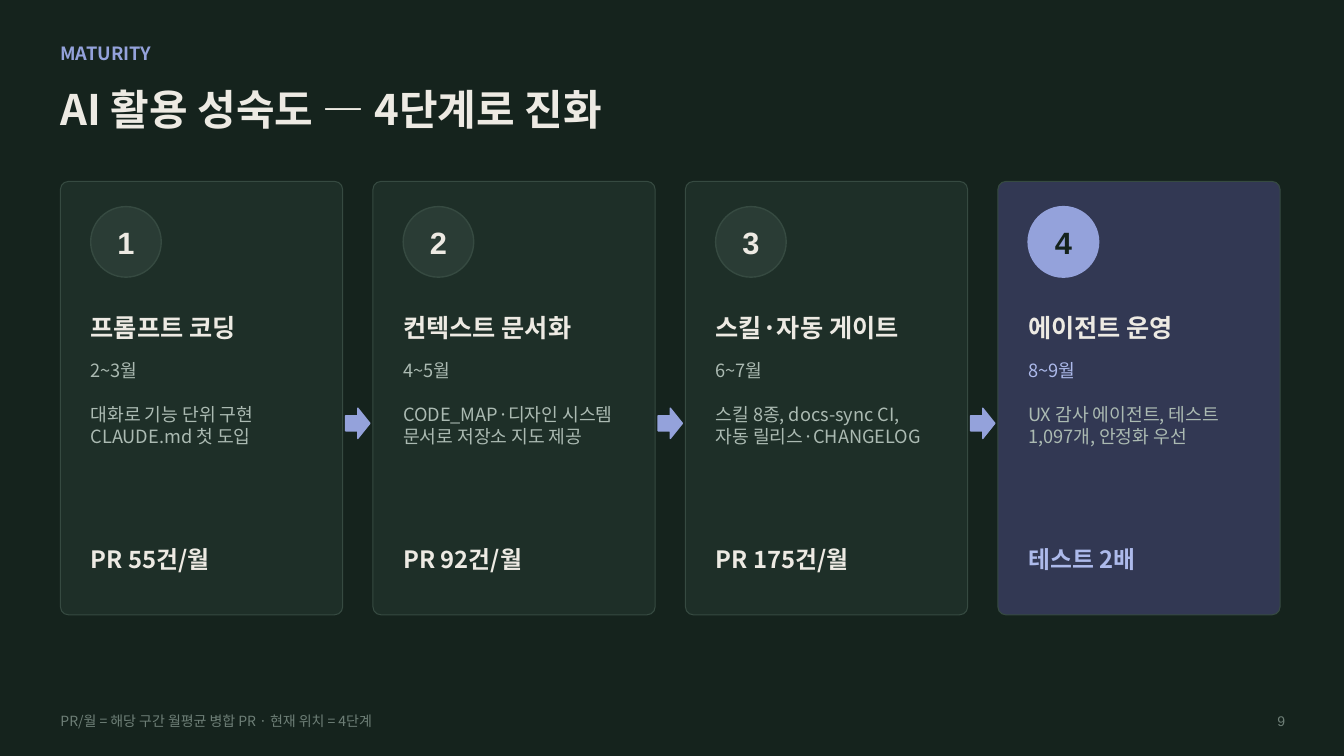
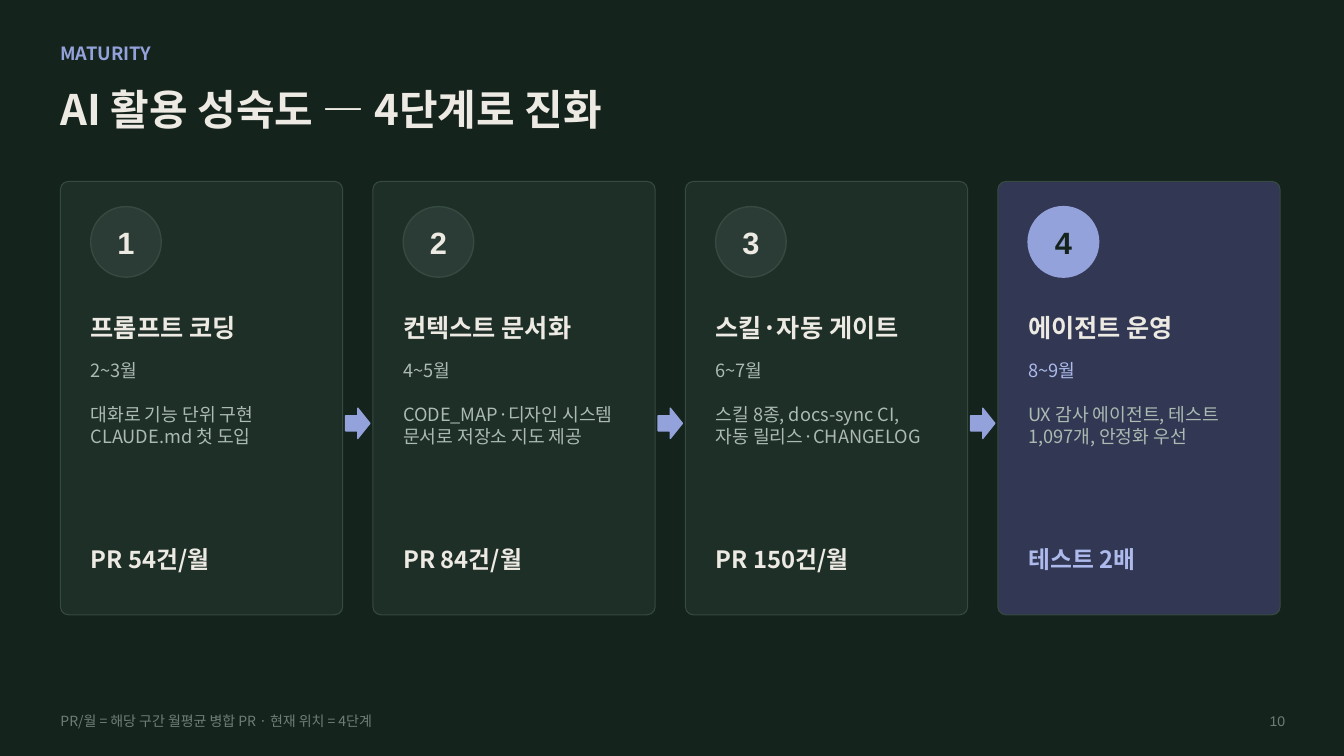
Before and after one commit to riverjin839/devops_management, a slide deck: slide 10 of docs/reports/2026-10_PEP_AI개발_리포트.pptx (slide 9 before the commit). Drawn at 1344x756 pixels with LibreOffice and Linux fonts; fonts in the diff are those of the drawing. Boxes give left, top, right and bottom in pixels: in the first picture for what was removed or moved away, otherwise in the second. Text is boxed around its words. In the diff, an @@ line names an element or a change of style, - is before the commit and + after.

```diff
--- a/docs/reports/2026-10_PEP_AI개발_리포트.pptx
+++ b/docs/reports/2026-10_PEP_AI개발_리포트.pptx
@@ text at (91,548,209,573): text changed @@
-PR 55건/월
+PR 54건/월
@@ text at (403,548,522,573): text changed @@
-PR 92건/월
+PR 84건/월
@@ text at (716,548,848,573): text changed @@
-PR 175건/월
+PR 150건/월
@@ text at (1270,716,1286,726): text changed @@
-9
+10
```
Also in this commit, not shown: 9 other slides changed, 1 slide added, 1 other file.
